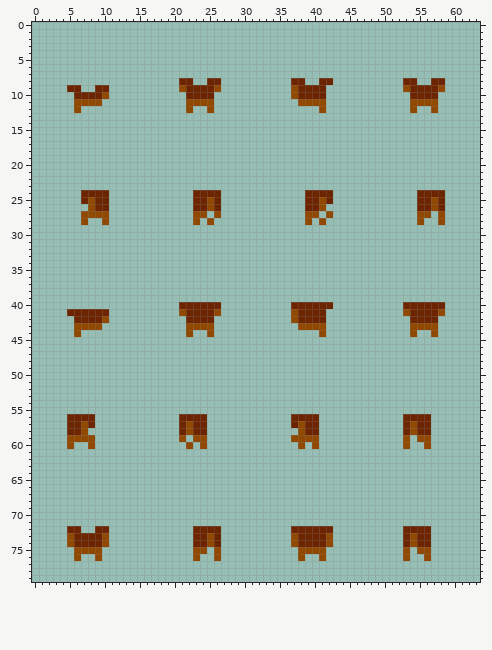
Two versions of one sprite sheet, assets/item_leather_armor_sprites.png. Above: the version before the commit.
The file is 64x80 pixels.
After:
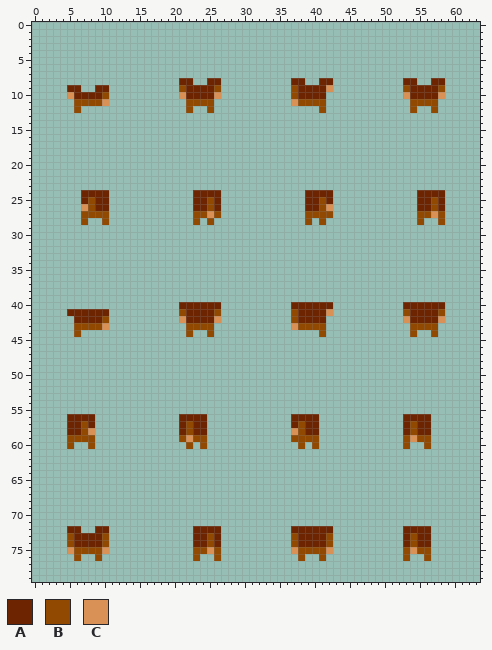
Palette (. is transparent): A #6d2400  B #914800  C #da9155
Message: Improve item sprites and fix out-of-bounds rendering issues
From old to new:
@@ x 0..63 @@
  8 .....................AA..AA..........AA..AA..........AA..AA.....
- 9 .....AA..AA..........BAAAAB..........BAAAA...........BAAAAB.....
-10 ......AAAAB...........AAAA...........BAAAA............AAAA......
-11 ......BBBB............BBBB............BBBB............BBBB......
+ 9 .....AA..AA..........BAAAAB..........BAAAAC..........BAAAAB.....
+10 .....CAAAAB..........CAAAAC..........BAAAA...........CAAAAC.....
+11 ......BBBBC...........BBBB...........CBBBB............BBBB......
 12 ......B...............B..B...............B............B..B......
@@ x 0..63 @@
 25 .......ABAA............AABA............AABA............AABA.....
-26 ........BAA............AABA............AAB.............AABA.....
-27 .......BBBB............BB.B............BB.B............BB.B.....
+26 .......CBAA............AABA............AABC............AABA.....
+27 .......BBBB............BBCB............BBBB............BBCB.....
 28 .......B..B............B.B.............B.B.............B..B.....
@@ x 0..63 @@
 40 .....................AAAAAA..........AAAAAA..........AAAAAA.....
-41 .....AAAAAA..........BAAAAB..........BAAAA...........BAAAAB.....
-42 ......AAAAB...........AAAA...........BAAAA............AAAA......
-43 ......BBBB............BBBB............BBBB............BBBB......
+41 .....AAAAAA..........BAAAAB..........BAAAAC..........BAAAAB.....
+42 ......AAAAB..........CAAAAC..........BAAAA...........CAAAAC.....
+43 ......BBBBC...........BBBB...........CBBBB............BBBB......
 44 ......B...............B..B...............B............B..B......
@@ x 0..63 @@
 57 .....AABA............ABAA............ABAA............ABAA.......
-58 .....AAB.............ABAA.............BAA............ABAA.......
-59 .....BBBB............B.BB............BBBB............B.BB.......
+58 .....AABC............ABAA............CBAA............ABAA.......
+59 .....BBBB............BCBB............BBBB............BCBB.......
 60 .....B..B.............B.B.............B.B............B..B.......
@@ x 0..63 @@
 74 .....BAAAAB............AABA..........BAAAAB..........ABAA.......
-75 ......BBBB.............BB.B...........BBBB...........B.BB.......
+75 .....CBBBBC............BBCB..........CBBBBC..........BCBB.......
 76 ......B..B.............B..B...........B..B...........B..B.......
